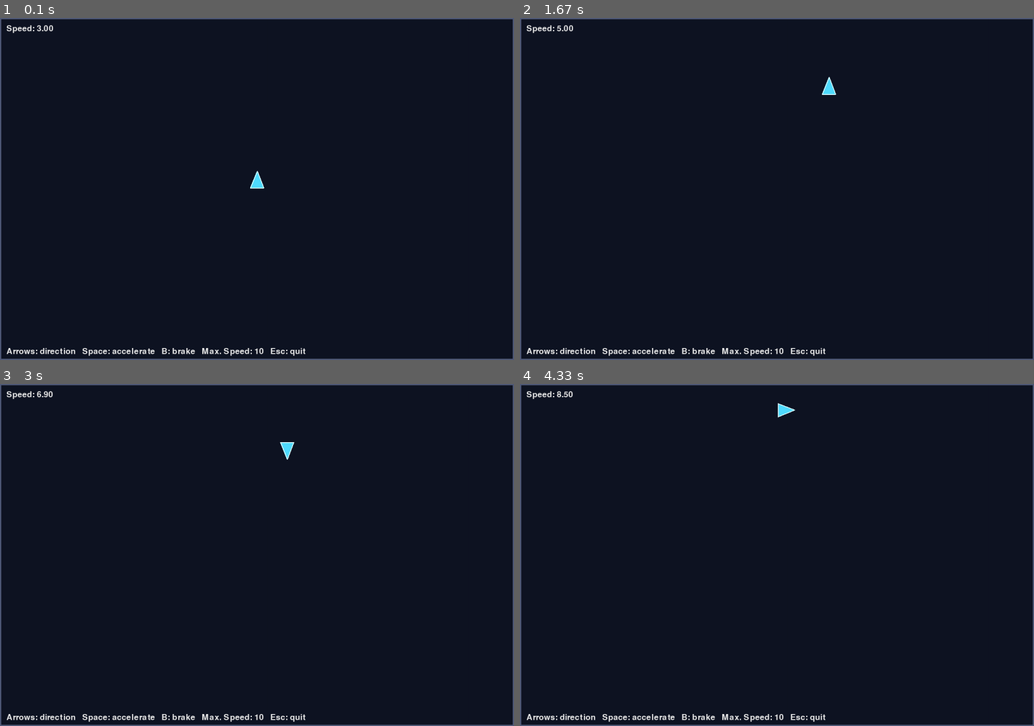
Above: before the commit, frames 1-4 (two rows, left to right).
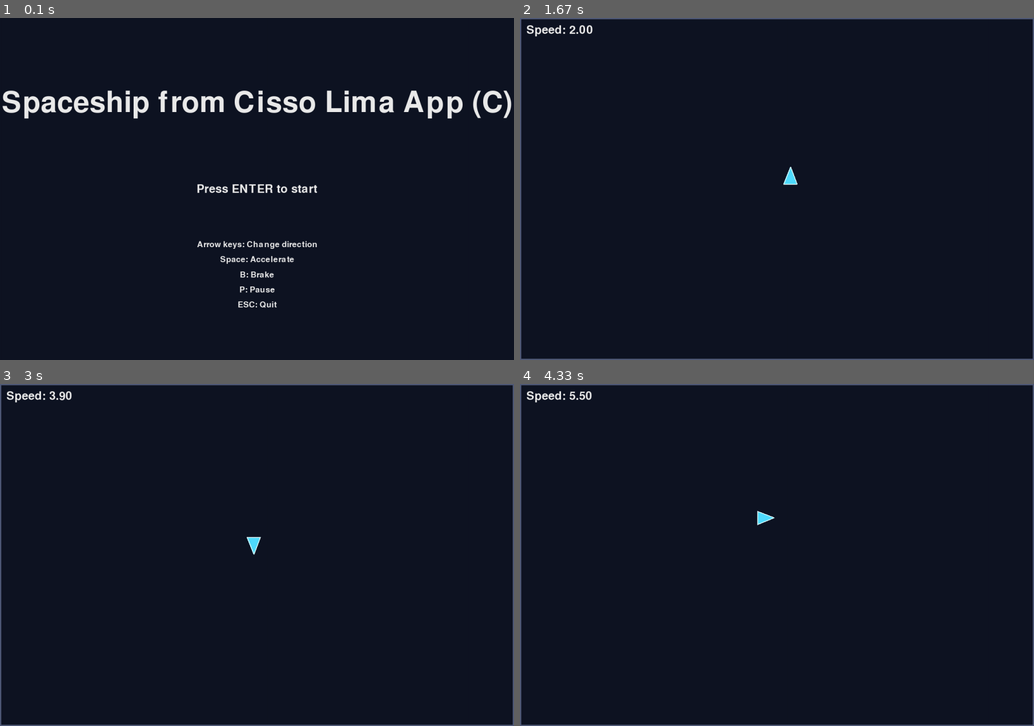
Above: after the commit, the same moments.

Repository: mike-lima-uno/pygame_spaceship
Game: pygame game, started from run.py
Two runs of this game, one before a commit and one after it. Both use one fixed random seed, a clock stepped at 60 frames per second and the inputs below.
Inputs:
- Up to frame 1 (0.1 s): no input
- Up to frame 2 (1.67 s): tap Enter at 0.33 s; tap Space at 0.67, 1.07, 1.37, 1.57 s; hold Right 1-1.47 s; hold Up from 1.5 s (still down)
- Up to frame 3 (3 s): release Up at 1.8 s; hold Right 1.83-2.3 s; tap Space at 1.9, 2.2, 2.4, 2.7, 2.97 s; tap B at 1.98 s; hold Left 2.33-2.87 s; hold Down from 2.9 s (still down)
- Up to frame 4 (4.33 s): release Down at 3.2 s; hold Left 3.23-3.63 s; tap Space at 3.3, 3.6, 3.73, 4.13 s; tap B at 3.38 s; hold Up 3.67-4.03 s; hold Right from 4.07 s (still down)

The runs differ from the first frame. In frame 1, 5.5% of the frame differs, in the area x 0-100%, y 0-100%; in frame 2, 0.9%; in frame 3, 0.9%; in frame 4, 0.9%.

Commit message:
menu screen implemented. other prepared. event handler checked

Diff:
--- a/src/game.py
+++ b/src/game.py
@@ -1,4 +1,5 @@
 import pygame
+import sys
 
 from . import settings
 from .ship import Ship
@@ -9,43 +10,78 @@
     def __init__(self):
         pygame.init()
 
+        # self.screen = pygame.display.set_mode(
+        #     (settings.WIDTH, settings.HEIGHT),
+        #     pygame.FULLSCREEN
+        # )
         self.screen = pygame.display.set_mode(
-            (settings.WIDTH, settings.HEIGHT)
+            (settings.WIDTH, settings.HEIGHT),
         )
 
         pygame.display.set_caption(settings.WINDOW_TITLE)
 
         self.clock = pygame.time.Clock()
-        self.font = pygame.font.Font(None, 28)
+
+        self.font = pygame.font.Font(None, 40)
+        self.title_font = pygame.font.Font(None, 100)
+        self.small_font = pygame.font.Font(None, 28)
+
+        self.running = True
+        self.state = settings.STATE_MENU
+
+    def start_game(self):
 
         self.ship = Ship(
             settings.WIDTH // 2,
             settings.HEIGHT // 2,
         )
 
-        self.running = True
-        self.state = settings.PLAYING
+        self.state = settings.STATE_PLAYING
+
+    def draw_centered_text(self, text, font, color, y):
+        image = font.render(text, True, color)
+        rectangle = image.get_rect(
+            center=(settings.WIDTH // 2, y)
+        )
+        self.screen.blit(image, rectangle)
 
     def handle_events(self):
+        """get inputs from player and pass it according to game state."""
+
         for event in pygame.event.get():
+
+            # works on every state
             if event.type == pygame.QUIT:
                 self.running = False
 
-            elif event.type == pygame.KEYDOWN:
-                self.handle_key_down(event.key)
-
-        keys = pygame.key.get_pressed()
-        if keys:
-            self.handle_key_pressed(keys)
-
-    def handle_key_down(self, key):
+            elif event.type == pygame.KEYDOWN and event.key == pygame.K_ESCAPE:
+                self.running = False
+
+            # conditions for state menu
+            elif self.state == settings.STATE_MENU and (
+                event.type == pygame.KEYDOWN
+                and event.key in (pygame.K_KP_ENTER, pygame.K_RETURN)
+            ):
+                self.start_game()
+
+            # event handler for playing
+            elif (
+                self.state == settings.STATE_PLAYING
+                and event.type == pygame.KEYDOWN
+            ):
+                self.handle_playing_keydown(event.key)
+
+        # event handler for playing when holding keys down
+        if self.state == settings.STATE_PLAYING:
+            keys = pygame.key.get_pressed()
+            if keys:
+                self.handle_playing_key_pressed(keys)
+
+    def handle_playing_keydown(self, key):
         """supports handle_events when a key downs"""
 
-        if key == pygame.K_ESCAPE:
-            self.running = False
-
         # - - - arrows - - -
-        elif key == pygame.K_UP:
+        if key == pygame.K_UP:
             self.ship.set_direction(settings.UP)
 
         elif key == pygame.K_DOWN:
@@ -68,7 +104,7 @@
         # else:
         #     pass
 
-    def handle_key_pressed(self, keys):
+    def handle_playing_key_pressed(self, keys):
         """supports handle_events when a key is hold pressed.
         accel. / brake factor means it effects a factor of keydown a loop"""
 
@@ -82,29 +118,75 @@
         # else:
         #     pass
 
-
     def update(self):
-        self.ship.update()
+        """updates the variables when playing, else ignore."""
+
+        if self.state == settings.STATE_PLAYING:
+            self.ship.update()
+
+            if self.ship.is_dead:
+                self.state = settings.STATE_GAMEOVER
 
     def draw(self):
-        if self.state == settings.MENU:
+        if self.state == settings.STATE_MENU:
             self.draw_menu()
 
-        elif  self.state == settings.PLAYING:
-            self.draw_game()
-
-        elif  self.state == settings.PAUSED:
+        elif  self.state == settings.STATE_PLAYING:
+            self.draw_playing()
+
+        elif  self.state == settings.STATE_PAUSED:
             self.draw_pause()
 
-        elif  self.state == settings.GAME_OVER:
+        elif  self.state == settings.STATE_GAMEOVER:
             self.draw_gameover()
 
     def draw_menu(self):
-        """supports draw: menu initial screen"""
-        pass
-
-    def draw_game(self):
-        """supports draw: playing state"""
+        """supports draw: menu initial screen."""
+
+        self.screen.fill(settings.BACKGROUND_COLOR)
+
+        # game title
+        self.draw_centered_text(
+            settings.MENU_TITLE,
+            self.title_font,
+            settings.TEXT_COLOR,
+            settings.HEIGHT // 4,
+        )
+
+        self.draw_centered_text(
+            "Press ENTER to start",
+            self.font,
+            settings.TEXT_COLOR,
+            settings.HEIGHT // 2,
+        )
+
+        # Instructions under the button
+        instructions = [
+            "Arrow keys: Change direction",
+            "Space: Accelerate",
+            "B: Brake",
+            "P: Pause",
+            "ESC: Quit",
+        ]
+
+        len_instr = len(instructions)
+        first_instruction_y = self.screen.get_height() \
+            - len_instr * 35 \
+            - len_instr * self.small_font.get_height()
+
+        for index, instruction in enumerate(instructions):
+            self.draw_centered_text(
+                instruction,
+                self.small_font,
+                settings.TEXT_COLOR,
+                first_instruction_y + index * 35,
+            )
+
+
+        pygame.display.flip()
+
+    def draw_playing(self):
+        """supports draw: draw the playing screen."""
         self.screen.fill(settings.BACKGROUND_COLOR)
 
         # Window boundary.
@@ -128,37 +210,32 @@
             settings.TEXT_COLOR,
         )
 
-        controls_text = self.font.render(
-            "Arrows: direction   Space: accelerate   B: brake   "
-            f"Max. Speed: {settings.MAX_SPEED:.0f}   Esc: quit",
-            True,
-            settings.TEXT_COLOR,
-        )
-
         self.screen.blit(speed_text, (settings.MARGIN, settings.MARGIN))
-        self.screen.blit(
-            controls_text,
-            (settings.MARGIN, settings.HEIGHT - 2 * settings.MARGIN),
-        )
 
         pygame.display.flip()
 
     def draw_pause(self):
-        """supports draw: pause state"""
+        """supports draw: draw the paused screen."""
         pass
 
     def draw_gameover(self):
-        """supports draw: gameover state state"""
+        """supports draw: draw the game over screen."""
         pass
 
-
     def run(self):
-        """while self.running: play, else: quit"""
+        """while self.running: play, else: quit.
+        BE CAREFUL: running ISN'T playing.
+        running means ON, playing is a game state."""
+
         while self.running:
             self.handle_events()
-            self.update()
+
+            if self.state == settings.STATE_PLAYING:
+                self.update()
+
             self.draw()
 
             self.clock.tick(settings.FPS)
 
+
         pygame.quit()
--- a/src/settings.py
+++ b/src/settings.py
@@ -1,29 +1,39 @@
 import pygame
 
 # Window
+WINDOW_TITLE = "Pygame (rudimentary) Spaceship - Cisso Lima App (C)"
 WIDTH = 1200
 HEIGHT = 800
 MARGIN = 15
 FPS = 60
-WINDOW_TITLE = "Pygame (rudimentary) Spaceship - Cisso Lima App (C)"
+
+# TODO separate colors by menu
+
+# - - - screens - - -
+
+# menu
+MENU_TITLE = "Spaceship from Cisso Lima App (C)"
+BTN_START_SIZE = (300,80)
 
 # Colors
 BACKGROUND_COLOR = (15, 20, 35)
-SHIP_COLOR = (80, 220, 255)
-SHIP_OUTLINE_COLOR = (220, 250, 255)
 TEXT_COLOR = (235, 235, 235)
 WALL_COLOR = (80, 90, 120)
+
+# - - - ship - - -
 
 # Ship
 SHIP_SIZE = 24
 SHIP_MARGIN = 4
+SHIP_COLOR = (80, 220, 255)
+SHIP_OUTLINE_COLOR = (220, 250, 255)
 
 # Movement
-INITIAL_SPEED = 3.0
+INITIAL_SPEED = 0
 DELTA_SPEED = 0.2
 ACCELERATION = DELTA_SPEED
 BRAKE_AMOUNT = DELTA_SPEED
-MAX_SPEED = 10.0
+MAX_SPEED = 10
 
 # Direction vectors - 0xy on the top-left corner
 UP = pygame.Vector2(0, -1)
@@ -32,7 +42,7 @@
 RIGHT = pygame.Vector2(1, 0)
 
 # game state
-MENU = 0
-PLAYING = 1
-PAUSED = 2
-GAME_OVER = 3
+STATE_MENU = 0
+STATE_PLAYING = 1
+STATE_PAUSED = 2
+STATE_GAMEOVER = 3
--- a/src/ship.py
+++ b/src/ship.py
@@ -9,6 +9,7 @@
         self.position = pygame.Vector2(x, y)
         self.direction = settings.UP.copy()
         self.speed = settings.INITIAL_SPEED
+        self.is_dead = False
 
     def set_direction(self, direction):
         """Change direction immediately, without inertia."""
Not shown, changed: README.md
